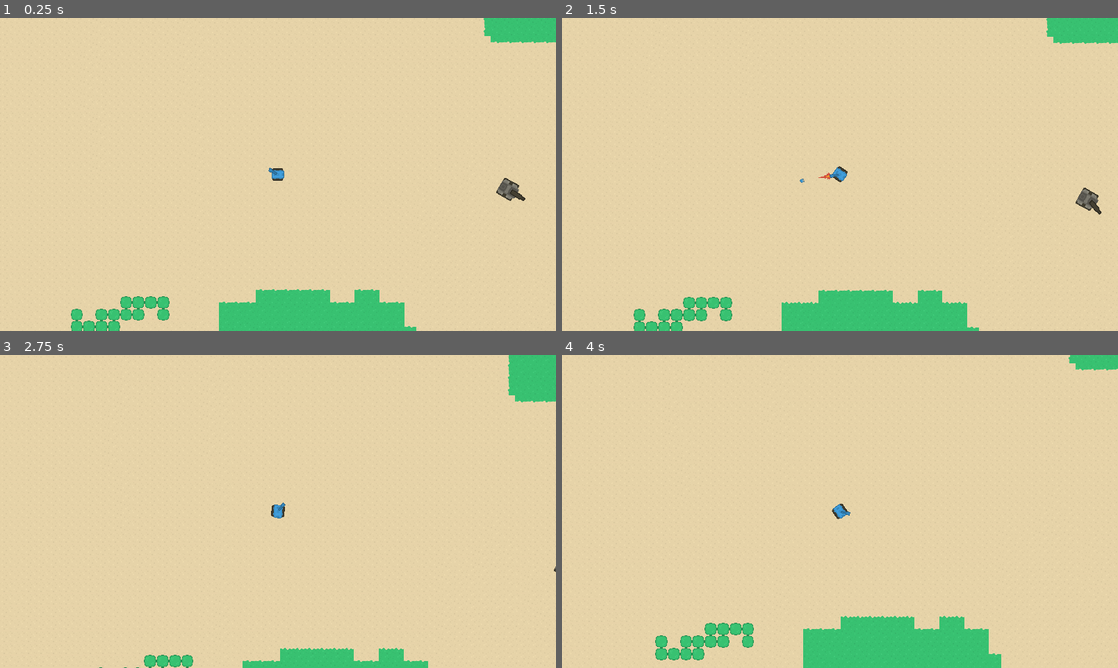
Above: before the commit, frames 1-4 (two rows, left to right).
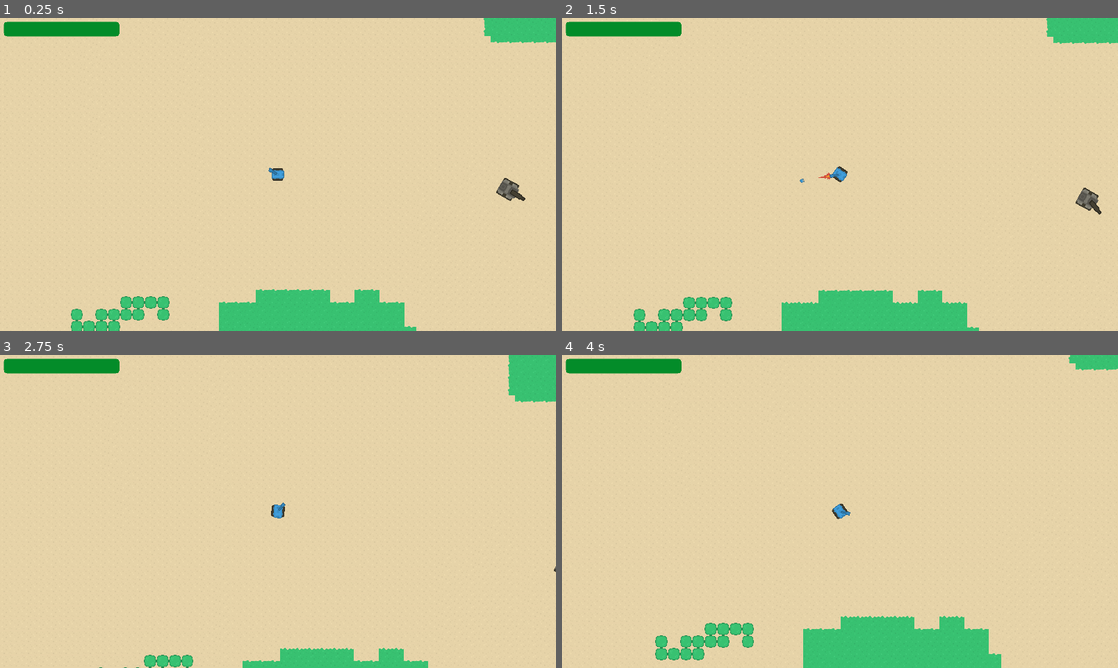
Above: after the commit, the same moments.

Repository: alirezah95/Tanks-Battle
Game: Godot game, scene res://Scenes/Level.tscn
Two runs of this game, one before a commit and one after it. Both use one fixed random seed, a clock stepped at 60 frames per second and the inputs below. Sound files missing from this copy of the repository are replaced by a short silence.
Inputs (mouse positions are in pixels of both pictures, inside the frame that each line leads up to):
- Up to frame 1 (0.25 s): no input
- Up to frame 2 (1.5 s): move the mouse to (962, 158) at 0.52 s; hold Right (ui_right) 0.53-1.28 s; hold Space (break) 0.53-1.28 s; move the mouse to (728, 190) at 1.27 s; hold Down (ui_down) from 1.28 s (still down); click (728, 190) at 1.35 s
- Up to frame 3 (2.75 s): move the mouse to (333, 442) at 2.02 s; release Down (ui_down) at 2.03 s; hold Right (ui_right) from 2.03 s (still down); hold Space (break) from 2.03 s (still down)
- Up to frame 4 (4 s): move the mouse to (812, 574) at 2.77 s; release Right (ui_right) at 2.78 s; release Space (break) at 2.78 s; hold Up (ui_up) 2.78-3.53 s; click (812, 574) at 2.85 s; move the mouse to (1006, 558) at 3.52 s; hold Left (ui_left) from 3.53 s (still down); hold Space (break) from 3.53 s (still down)

The runs differ from the first frame. In frame 1, 1.0% of the frame differs, in the area x 0-22%, y 1-6%; in frame 2, 1.0%; in frame 3, 1.0%; in frame 4, 1.0%.

Commit message:
Adds player health bar

Diff:
--- a/Scenes/Tank/PlayerTank.tscn
+++ b/Scenes/Tank/PlayerTank.tscn
@@ -36,6 +36,15 @@
 "values": [ Color( 1, 1, 1, 1 ), Color( 0, 0, 0.768627, 0.352941 ), Color( 0, 0, 0.768627, 0 ) ]
 }
 
+[sub_resource type="StyleBoxFlat" id=4]
+bg_color = Color( 1, 1, 1, 1 )
+corner_radius_top_left = 20
+corner_radius_top_right = 20
+corner_radius_bottom_right = 20
+corner_radius_bottom_left = 20
+
+[sub_resource type="StyleBoxEmpty" id=5]
+
 [node name="PlayerTank" instance=ExtResource( 1 )]
 script = ExtResource( 2 )
 
@@ -57,4 +66,33 @@
 [node name="Animations" parent="." index="7"]
 anims/FallIntoSee = SubResource( 2 )
 
+[node name="Control" type="Control" parent="." index="8"]
+margin_left = -1440.0
+margin_top = -810.0
+margin_right = 1440.0
+margin_bottom = 810.0
+rect_min_size = Vector2( 2880, 1620 )
+__meta__ = {
+"_edit_use_anchors_": false
+}
+
+[node name="HBox" type="HBoxContainer" parent="Control" index="0"]
+margin_left = 20.0
+margin_top = 20.0
+margin_right = 40.0
+margin_bottom = 40.0
+__meta__ = {
+"_edit_use_anchors_": false
+}
+
+[node name="HealthBar" type="ProgressBar" parent="Control/HBox" index="0"]
+modulate = Color( 0.0156863, 0.552941, 0.164706, 1 )
+margin_right = 600.0
+margin_bottom = 75.0
+rect_min_size = Vector2( 600, 75 )
+custom_styles/fg = SubResource( 4 )
+custom_styles/bg = SubResource( 5 )
+rounded = true
+percent_visible = false
+
 [connection signal="animation_finished" from="Animations" to="." method="_on_Animations_animation_finished"]
--- a/Scripts/Tank/PlayerTank.gd
+++ b/Scripts/Tank/PlayerTank.gd
@@ -3,6 +3,7 @@
 class_name PlayerTank
 
 onready var camera: Camera2D = $PlayerCamera
+onready var healthBar: ProgressBar = $Control/HBox/HealthBar
 
 # Max speed value, tank speed cant go higher than this value
 const MAX_SPEED: float = 400.0
@@ -25,6 +26,10 @@
 func _ready() -> void:
 	Global.player = self
 	health = 10000
+
+	healthBar.min_value = 0
+	healthBar.max_value = health
+	healthBar.value = health
 
 	return
 
@@ -125,6 +130,18 @@
 
 
 
+func apply_impact(damage: float) -> void:
+	.apply_impact(damage)
+
+	healthBar.value = health
+
+	if healthBar.value <= 3000:
+		healthBar.modulate = Color("cf0000")
+
+	return
+
+
+
 func _on_destroy_delay_timeout() -> void:
 	# Explosion particle is finieshed, queueing tank to free.
 	queue_free()
--- a/Scripts/Tank/Tank.gd
+++ b/Scripts/Tank/Tank.gd
@@ -53,7 +53,7 @@
 
 func apply_impact(damage: float) -> void:
 	health -= damage
-	print(name + ": damage recieved: health: ", health)
+
 	if health <= 0:
 		call_deferred("die")
 
Not shown: 1 places in Scenes/Tank/PlayerTank.tscn that only renumber resources
